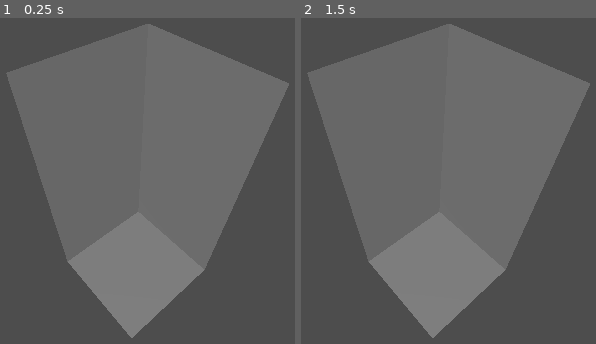
Above: before the commit, frames 1-2 (left to right).
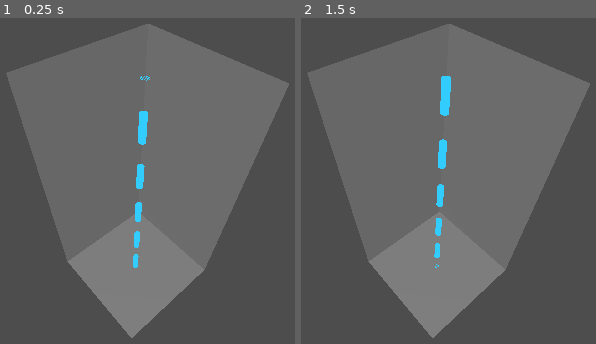
Above: after the commit, the same moments.

Repository: cliveleehere/fruitmerge3d
Game: Godot game, scene res://game.tscn
Same seed, same stepped clock (60 frames per second), same inputs: the game is played once before the commit and once after it.
Inputs:
- Up to frame 1 (0.25 s): no input
- Up to frame 2 (1.5 s): no input

The runs differ from the first frame. In frame 1, 0.8% of the frame differs, in the area x 45-51%, y 17-77%; in frame 2, 1.0%.

Commit message:
Initial cursor with dashes

Diff:
--- /dev/null
+++ b/cursor/cursor.gdshader
@@ -0,0 +1,24 @@
+shader_type spatial;
+
+render_mode unshaded, blend_mix, cull_disabled;
+
+uniform vec4 line_color : source_color = vec4(0.2, 0.8, 1.0, 1.0);
+uniform float dash_count = 10.0;
+uniform float dash_length = .5;
+uniform float speed = .1;
+
+void fragment() {
+    float y = UV.y;
+
+    // Move the pattern downward
+    y -= TIME * speed;
+
+    // Repeat the pattern
+    float pattern = fract(y * dash_count);
+
+    // Keep only part of each repeating section
+    float dash = step(pattern, dash_length);
+
+    ALBEDO = line_color.rgb;
+    ALPHA = dash * line_color.a;
+}
--- /dev/null
+++ b/cursor/cursor.tscn
@@ -0,0 +1,23 @@
+[gd_scene format=3 uid="uid://cgsybu5k65260"]
+
+[ext_resource type="Shader" uid="uid://t7d2w7fgq4ok" path="res://cursor/cursor.gdshader" id="1_isnha"]
+
+[sub_resource type="ShaderMaterial" id="ShaderMaterial_gyd2p"]
+render_priority = 0
+shader = ExtResource("1_isnha")
+shader_parameter/line_color = Color(0.2, 0.8, 1, 1)
+shader_parameter/dash_count = 10.0
+shader_parameter/dash_length = 0.5
+shader_parameter/speed = 1.0
+
+[sub_resource type="CylinderMesh" id="CylinderMesh_q0vrm"]
+material = SubResource("ShaderMaterial_gyd2p")
+top_radius = 0.05
+bottom_radius = 0.05
+height = 4.0
+
+[node name="Cursor" type="Node3D" unique_id=2018493337]
+
+[node name="MeshInstance3D" type="MeshInstance3D" parent="." unique_id=1193733509]
+transform = Transform3D(1, 0, 0, 0, 1, 0, 0, 0, 1, 0, 2, 0)
+mesh = SubResource("CylinderMesh_q0vrm")
--- a/game.tscn
+++ b/game.tscn
@@ -1,6 +1,7 @@
 [gd_scene format=3 uid="uid://clk52ugrnumw2"]
 
 [ext_resource type="PackedScene" uid="uid://nvvir7gici0m" path="res://level.tscn" id="1_80nbo"]
+[ext_resource type="PackedScene" uid="uid://cgsybu5k65260" path="res://cursor/cursor.tscn" id="2_e2o6t"]
 
 [node name="Game" type="Node3D" unique_id=600718130]
 
@@ -11,3 +12,5 @@
 
 [node name="Camera3D" type="Camera3D" parent="." unique_id=1508149565]
 transform = Transform3D(0.6612656, -0.58628076, 0.4679772, 0.0062360205, 0.62811804, 0.7780931, -0.75012594, -0.51160794, 0.41900888, 2, 5.472282, 2)
+
+[node name="Cursor" parent="." unique_id=2018493337 instance=ExtResource("2_e2o6t")]
--- a/project.godot
+++ b/project.godot
@@ -12,7 +12,7 @@
 
 config/name="fruitmerge3d"
 run/main_scene="uid://clk52ugrnumw2"
-config/features=PackedStringArray("4.6", "GL Compatibility")
+config/features=PackedStringArray("4.7", "GL Compatibility")
 config/icon="res://icon.svg"
 
 [physics]
Not shown, added: cursor/cursor.gdshader.uid
